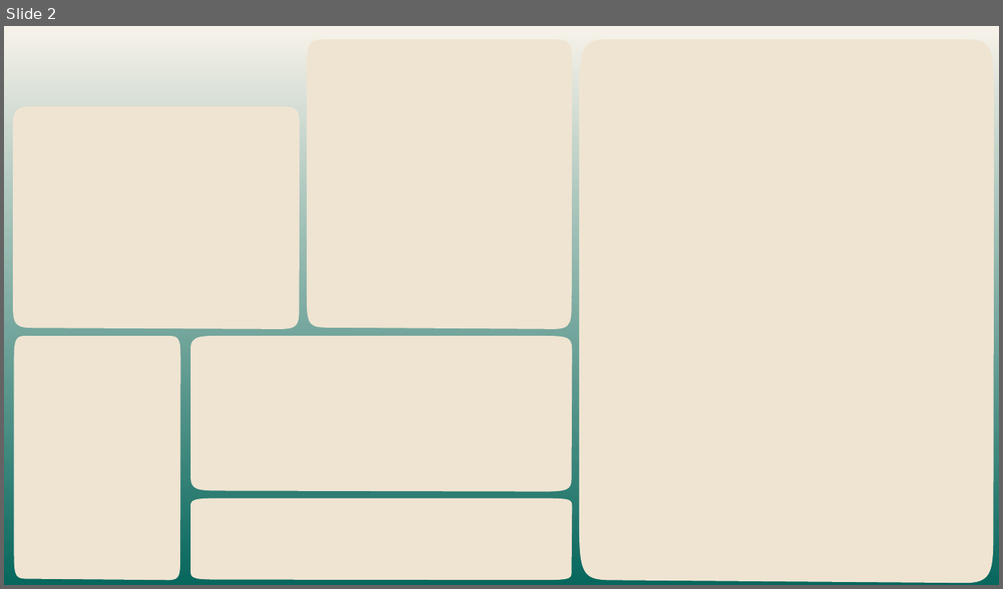
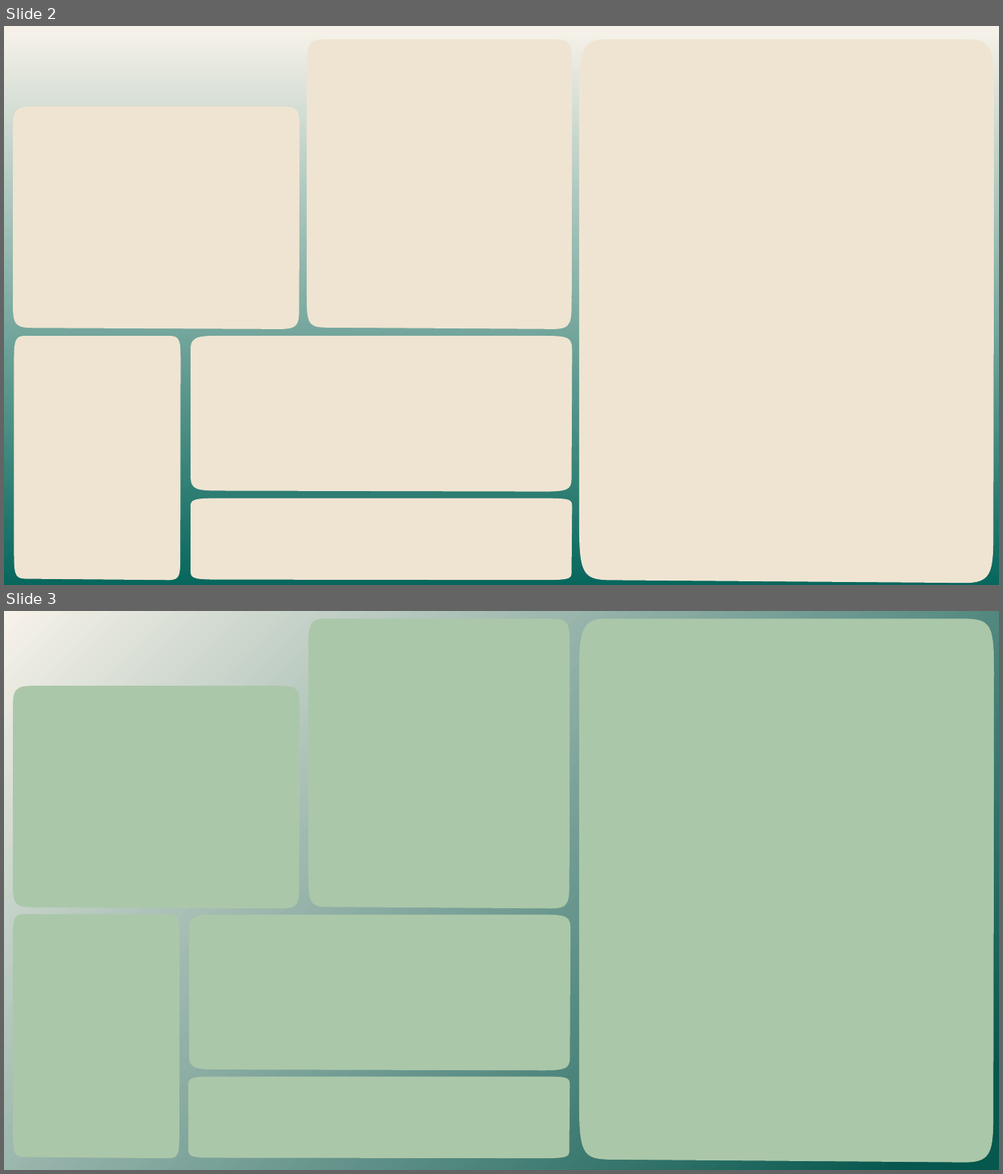
Before and after one commit to Ameroras/IHK_Pruefung, a slide deck: Media/IHK_backgrounds.pptx. Shown one above the other, each under a label of ours: slide 2 before the commit, slides 2 and 3 after it. The pictures are 1003x589 and 1003x1174 pixels, drawn with LibreOffice and Linux fonts; fonts in the diff are those of the drawing. Boxes give left, top, right and bottom in pixels: in the first picture for what was removed or moved away, otherwise in the second. Text is boxed around its words. In the diff, an @@ line names an element or a change of style, - is before the commit and + after.

```diff
--- a/Media/IHK_backgrounds.pptx
+++ b/Media/IHK_backgrounds.pptx
@@ slide 3 added at [4, 611, 999, 1170], background gradient #F7F2E9 to #06574E @@
@@ freeform shape added at [308, 618, 569, 908], fill #ABC7A9 @@
@@ freeform shape added at [579, 618, 994, 1163], fill #ABC7A9 @@
@@ freeform shape added at [13, 686, 299, 908], fill #ABC7A9 @@
@@ freeform shape added at [13, 914, 179, 1159], fill #ABC7A9 @@
@@ freeform shape added at [189, 914, 570, 1071], fill #ABC7A9 @@
@@ freeform shape added at [188, 1077, 569, 1159], fill #ABC7A9 @@
```
Also in this commit, not shown: 7 other files.
